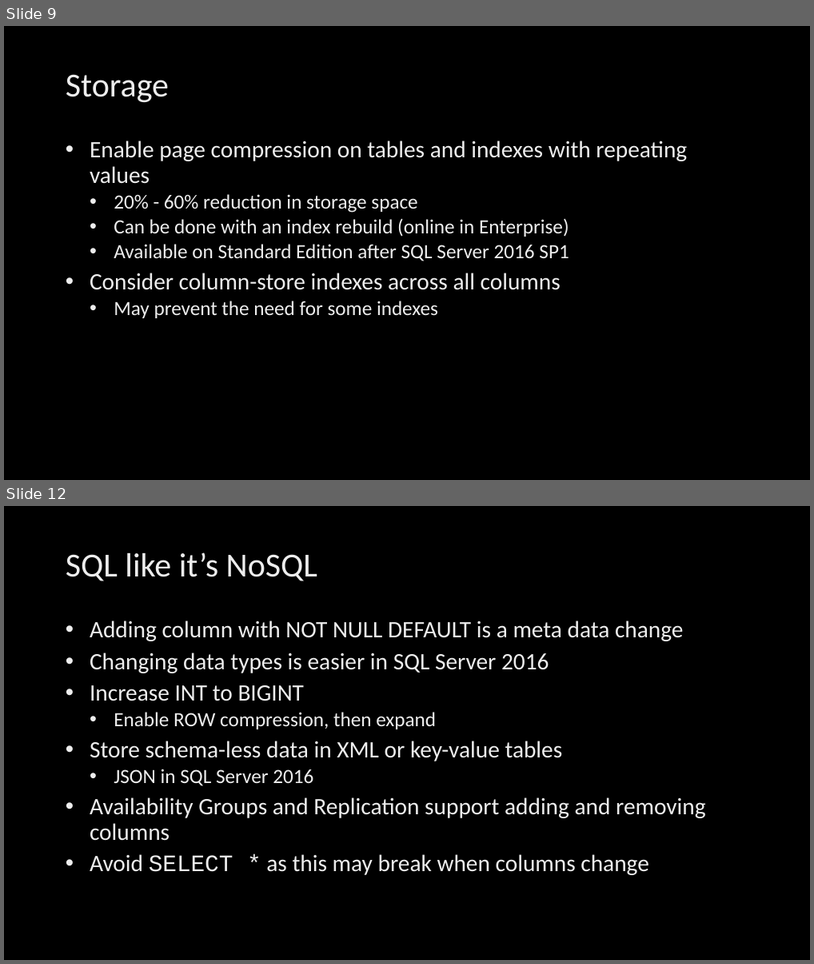
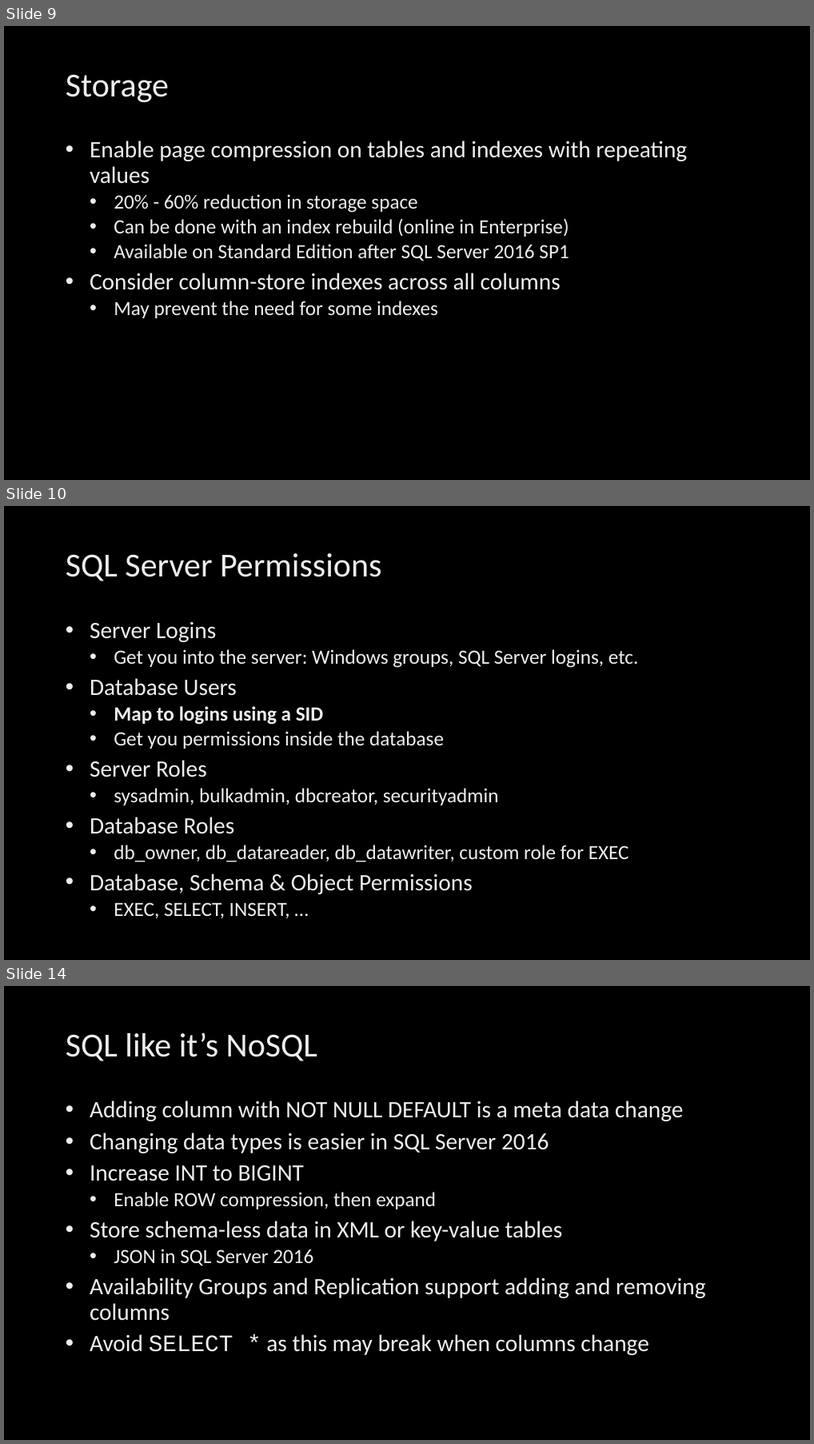
Before and after one commit to billgraziano/kcdc2018, a slide deck: ppt/4. Design Tips/Design Tips.pptx. Shown one above the other, each under a label of ours: slides 9 and 12 before the commit, slides 9, 10 and 14 after it; the slides between them are not shown. The pictures are 814x964 and 814x1444 pixels, drawn with LibreOffice and Linux fonts; fonts in the diff are those of the drawing; background and template pictures are left out. Boxes give left, top, right and bottom in pixels: in the first picture for what was removed or moved away, otherwise in the second. Text is boxed around its words. In the diff, an @@ line names an element or a change of style, - is before the commit and + after.

Commit message:
Improved security slides

```diff
--- a/ppt/4. Design Tips/Design Tips.pptx
+++ b/ppt/4. Design Tips/Design Tips.pptx
@@ slide 10 added at [4, 506, 810, 960], background picture (left out) @@
@@ title added at [66, 553, 382, 581], 40 pt, text gradient #BFBFBF to #EDEDED to #FFFFFF @@
+SQL Server Permissions
@@ text added at [90, 622, 639, 918], 24 pt, text gradient #BFBFBF to #EDEDED to #FFFFFF @@
+• Server Logins
+  • Get you into the server: Windows groups, SQL Server logins, etc.
+• Database Users
+  • Map to logins using a SID
+  • Get you permissions inside the database
+• Server Roles
+  • sysadmin, bulkadmin, dbcreator, securityadmin
+• Database Roles
+  • db_owner, db_datareader, db_datawriter, custom role for EXEC
+• Database, Schema & Object Permissions
+  • EXEC, SELECT, INSERT, …
@@ what was slide 12 is now slide 14 @@
```
Also in this commit, not shown: 2 slides changed, 1 other slide added, 1 other file.
